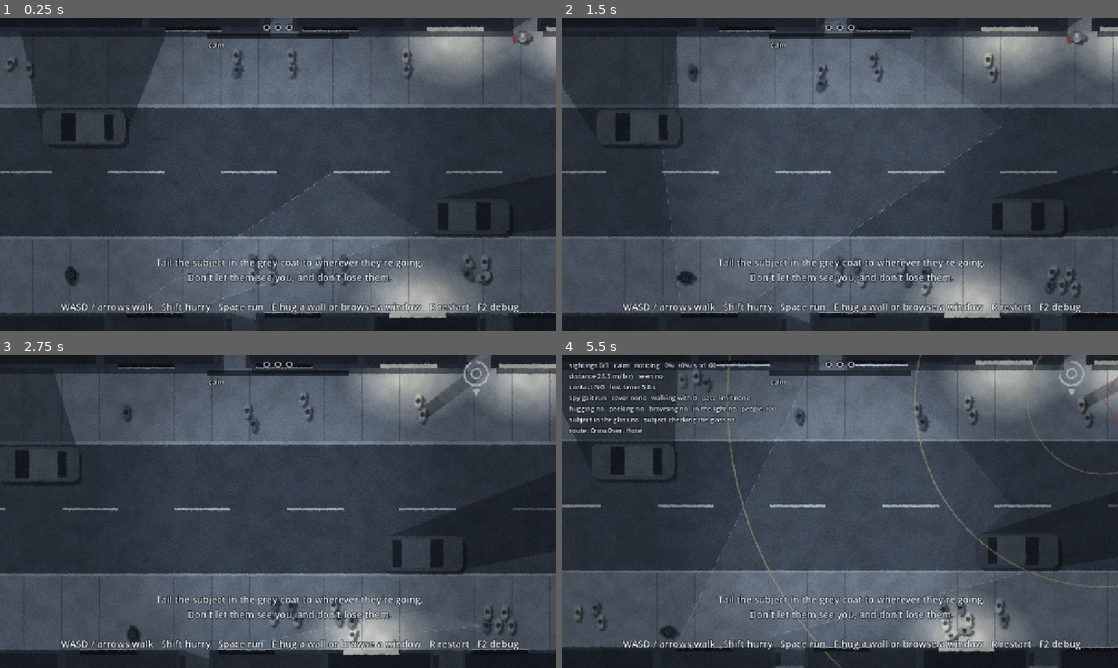
Above: before the commit, frames 1-4 (two rows, left to right).
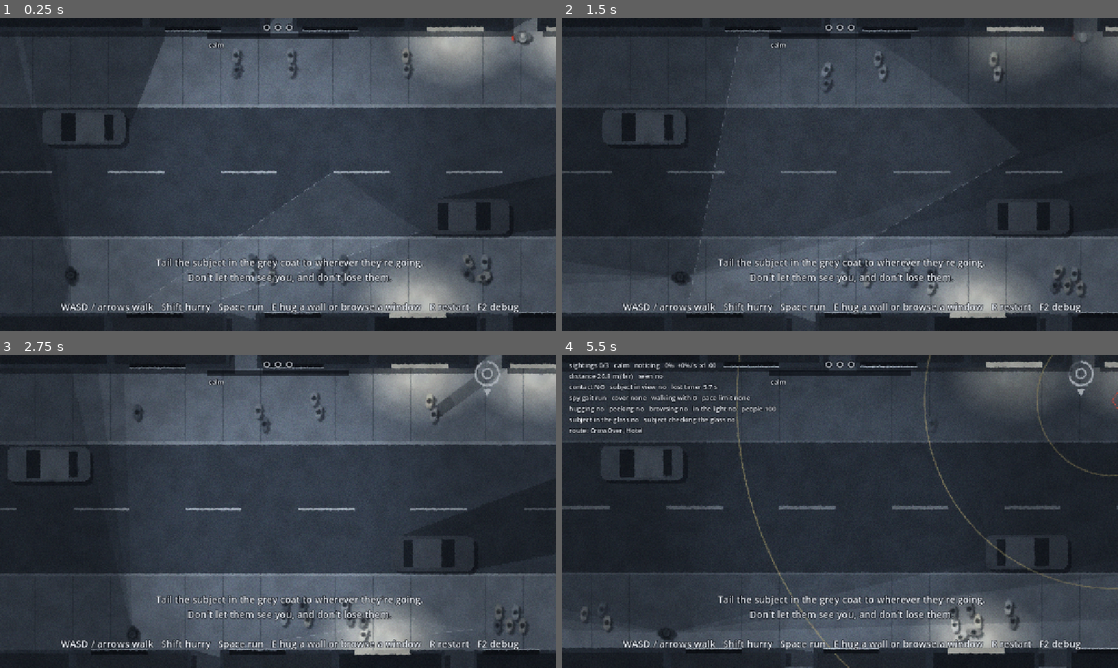
Above: after the commit, the same moments.

Repository: jfacorro/spooks
Game: Godot game, scene res://tailing/tail_street.tscn
The game is run twice, just before and just after one commit, with the same random seed, the same clock (stepped at 60 frames per second) and the same inputs.
Inputs:
- Up to frame 1 (0.25 s): no input
- Up to frame 2 (1.5 s): tap Enter at 0.5 s; hold D (move_right) 0.53-1.28 s; hold Space (run) 0.53-1.28 s; hold S (move_down) from 1.28 s (still down); tap Shift (hurry) at 1.35 s
- Up to frame 3 (2.75 s): tap Space (run) at 1.55 s; release S (move_down) at 2.03 s; hold D (move_right) from 2.03 s (still down); hold Space (run) from 2.03 s (still down); tap E (interact) at 2.1 s
- Up to frame 4 (5.5 s): release D (move_right) at 2.78 s; release Space (run) at 2.78 s; hold W (move_up) 2.78-3.53 s; tap Space (run) at 2.85, 4.55 s; hold Space (run) 3.53-4.28 s; hold A (move_left) 3.53-5.03 s; tap F2 (debug_overlay) at 4.15 s; tap Shift (hurry) at 4.35 s; hold S (move_down) from 5.03 s (still down); hold Space (run) from 5.03 s (still down); tap E (interact) at 5.1 s

The runs differ from the first frame. In frame 1, 3.8% of the frame differs, in the area x 0-13%, y 6-95%; in frame 2, 26%; in frame 3, 11%; in frame 4, 48%, in the area x 0-100%, y 0-100%.

Commit message:
Give the spy a 180-degree view cone and tap-to-turn
The spy now sees what's in front of them: a 180-degree view around the
way they face, fading over the last 15 degrees each side. Behind them the
street is shaded like behind a wall, people there aren't drawn, and the
subject there is out of contact. The dark window the spy faces still shows
what's behind it, so browsing a window with your back to the street is
how you watch the subject without looking at them.

- A quick tap of a direction (under 0.15 s, from standing) turns the spy
  on the spot; holding walks.
- Coming to a stop in a doorway turns the spy to face the street.
- TailSpy.sees() and sees_in_mirror() answer for contact, the people
  shadow, and which passers-by are drawn; SightShade shades outside the
  cone; TailSpy.face() turns the spy at once.
- The F2 overlay shows whether the subject is in view.
- Design doc updated; mocks added.
- Also fixes the repo doc's wary row, which still said every dark window.

Co-Authored-By: Claude Opus 5.5 <noreply@anthropic.com>

Diff:
--- a/tailing/actors/pedestrian.gd
+++ b/tailing/actors/pedestrian.gd
@@ -3,7 +3,8 @@
 ## Someone else on the street. Walks from one door or street end to another,
 ## keeping to the right, alone or with a small group whose leader picks the
 ## way; stops at a shop window now and then, and stops to stare at anyone who
-## runs past. They're only drawn where the spy can see them, but they block
+## runs past. They're only drawn where the spy can see them (in front of the
+## spy, past walls, or in the dark window they're looking at), but they block
 ## sight either way. The Crowd spawns them, plans their walk and keeps them
 ## apart.
 
@@ -199,7 +200,8 @@
 	_sight_check -= delta
 	if _sight_check <= 0.0:
 		_sight_check = 0.1
-		_in_sight = Occlusion.clear_line(crowd.spy.eye_position(), global_position, false)
+		var spy := crowd.spy
+		_in_sight = (spy.sees(global_position) and Occlusion.clear_line(spy.eye_position(), global_position, false)) 			or spy.sees_in_mirror(global_position)
 	_shown = move_toward(_shown, 1.0 if _in_sight else 0.0, 6.0 * delta)
 	modulate.a = _shown * clampf(presence, 0.0, 1.0)
 	visible = modulate.a > 0.01
--- a/tailing/actors/tail_spy.gd
+++ b/tailing/actors/tail_spy.gd
@@ -5,6 +5,12 @@
 ## going, and only Body and Shadow rotate, so the shadow keeps falling the same
 ## way on the world. A pale ring pulses around the spy while the subject sees
 ## them.
+##
+## The spy sees what's in front of them: a cone `view_degrees` wide around the
+## way they face, soft at the edges. A quick tap of a direction turns them on
+## the spot; holding it walks. Stopping in a doorway turns them to face the
+## street. Behind them, only the dark window they're looking at shows them
+## anything (the tail director picks it and sets `mirror`).
 ##
 ## In front of a shop window, Interact has the spy stop and browse it, facing
 ## the glass, until they walk off. Next to any other wall, Interact puts the
@@ -34,6 +40,14 @@
 @export var hug_speed := 1.0 * M
 ## How far past the corner the head goes when peeking.
 @export var peek_reach := 0.35 * M
+@export_group("Looking")
+## How wide the spy's view is, around the way they face, and how much of it
+## at each edge fades out. They count as seeing up to the middle of the fade.
+@export_range(0, 360) var view_degrees := 180.0
+@export_range(0, 45) var view_soft_degrees := 15.0
+## A press of a direction shorter than this, from standing, turns the spy on
+## the spot instead of stepping.
+@export var tap_time := 0.15
 
 var gait := Gait.STILL
 ## The way the spy is facing, in radians.
@@ -45,6 +59,10 @@
 ## The most the spy walks at, set by the tail director to keep them in step
 ## with the crowd they're walking in.
 var pace_limit := INF
+## Set by the tail director every frame: the dark window the spy is looking
+## at (or null), and how far past its glass they can see in it.
+var mirror: ShopWindow
+var mirror_reach := 0.0
 
 var _ring := 0.0
 var _time := 0.0
@@ -56,6 +74,10 @@
 var _peek_way := 0.0 # -1 toward the edge's first corner, +1 toward its second
 var _lean := Vector2.ZERO
 var _browsing: ShopWindow
+var _hold := 0.0 # how long the current direction has been held
+var _turning_on_spot := false
+var _look_to := INF # the way the spy is turning to face, or INF to stay put
+var _settling := false # just let go of the controls after walking
 
 @onready var _body: Node2D = $Body
 @onready var _shadow: Node2D = $Shadow
@@ -119,8 +141,45 @@
 	return _browsing != null
 
 
+## Turn the spy to face `angle` straight away, as if they'd turned there.
+func face(angle: float) -> void:
+	facing = angle
+	_look_to = angle
+
+
+## Whether `point` is in front of the spy, inside their view.
+func sees(point: Vector2) -> bool:
+	var to := point - eye_position()
+	if to.length() < 1.0:
+		return true
+	var half := deg_to_rad(view_degrees + view_soft_degrees) / 2.0
+	return absf(angle_difference(facing, to.angle())) <= half
+
+
+## Whether `point` shows in the dark window the spy is looking at.
+func sees_in_mirror(point: Vector2, people := false) -> bool:
+	if mirror == null:
+		return false
+	var legs := Reflections.trace(eye_position(), mirror, point, people)
+	return legs.x >= 0.0 and legs.y <= mirror_reach
+
+
 func _move(direction: Vector2, delta: float) -> void:
+	# A quick tap from standing turns on the spot; holding it walks.
 	if direction == Vector2.ZERO:
+		if _hold >= tap_time:
+			_settling = true
+		_hold = 0.0
+		_turning_on_spot = false
+	else:
+		if _hold == 0.0 and velocity.length() < 0.2 * M:
+			_turning_on_spot = true
+		_hold += delta
+		if _hold >= tap_time:
+			_turning_on_spot = false
+		_look_to = direction.angle()
+		_settling = false
+	if direction == Vector2.ZERO or _turning_on_spot:
 		gait = Gait.STILL
 	elif Input.is_action_pressed("run"):
 		gait = Gait.RUN
@@ -128,12 +187,28 @@
 		gait = Gait.HURRY
 	else:
 		gait = Gait.WALK
-	velocity = velocity.move_toward(direction * _speed(), 12.0 * M * delta)
+	var target := Vector2.ZERO if gait == Gait.STILL else direction * _speed()
+	velocity = velocity.move_toward(target, 12.0 * M * delta)
 	move_and_slide()
-	if direction != Vector2.ZERO:
-		facing = lerp_angle(facing, direction.angle(), 1.0 - exp(-turn_speed * delta))
+	# Coming to a stop in a doorway after walking in: turn to face the street.
+	if _settling and velocity.length() < 0.1 * M:
+		_settling = false
+		var out := _doorway_out()
+		if out != INF:
+			_look_to = out
+	# Turn toward where they're going, or keep turning after a tap.
+	if _look_to != INF:
+		facing = lerp_angle(facing, _look_to, 1.0 - exp(-turn_speed * delta))
 	_lean = _lean.move_toward(Vector2.ZERO, 3.0 * M * delta)
 	_peek = 0.0
+
+
+# The way out of the doorway the spy is standing in, or INF if they aren't in one.
+func _doorway_out() -> float:
+	for block in get_tree().get_nodes_in_group(&"street_blocks"):
+		if block.doorway_contains(global_position):
+			return block.door_outward().angle()
+	return INF
 
 
 func _speed() -> float:
@@ -168,6 +243,7 @@
 
 
 func _browse(delta: float) -> void:
+	_look_to = INF
 	gait = Gait.STILL
 	velocity = Vector2.ZERO
 	_peek = 0.0
@@ -211,6 +287,7 @@
 
 
 func _hug(direction: Vector2, delta: float) -> void:
+	_look_to = INF
 	var a := _corner(0)
 	var b := _corner(1)
 	var along := (b - a).normalized()
--- a/tailing/map/street_block.gd
+++ b/tailing/map/street_block.gd
@@ -87,6 +87,20 @@
 	if door_side == Side.WEST:
 		points.append_array([Vector2(0, e), Vector2(d, e), Vector2(d, o), Vector2(0, o)])
 	return points
+
+
+## The direction from the doorway out to the street, in global coordinates.
+func door_outward() -> Vector2:
+	match door_side:
+		Side.NORTH:
+			return global_transform.basis_xform(Vector2.UP).normalized()
+		Side.EAST:
+			return global_transform.basis_xform(Vector2.RIGHT).normalized()
+		Side.SOUTH:
+			return global_transform.basis_xform(Vector2.DOWN).normalized()
+		Side.WEST:
+			return global_transform.basis_xform(Vector2.LEFT).normalized()
+	return Vector2.ZERO
 
 
 ## The middle of the doorway's floor, in global coordinates.
--- a/tailing/sight/sight_shade.gd
+++ b/tailing/sight/sight_shade.gd
@@ -1,9 +1,10 @@
 class_name SightShade
 extends CanvasGroup
 ## Darkens everything the spy can't see. Each wall edge near the spy throws a
-## shadow quad away from their eyes; the CanvasGroup merges the quads so
-## overlaps don't stack. Roofs are drawn above this layer, so buildings stay
-## solid and only the ground behind them goes dark.
+## shadow quad away from their eyes, and everything behind the spy, outside
+## their view cone, is shaded too, softly at the cone's edges; the CanvasGroup
+## merges it all so overlaps don't stack. Roofs are drawn above this layer, so
+## buildings stay solid and only the ground behind them goes dark.
 ##
 ## People don't shade the street on their own, or a crowd would cover it in
 ## flickering shadows. Only the ones standing between the spy and the subject
@@ -20,6 +21,9 @@
 const PERSON_SHADOW_HALF_WIDTH := 1.0 * 48.0
 
 @export var eye: Node2D
+## Whose view cone to shade outside of (their `facing`, `view_degrees` and
+## `view_soft_degrees`). Without one, only walls shade.
+@export var viewer: TailSpy
 @export_range(0.0, 1.0) var darkness := 0.36
 ## Walls further than this from the eye are skipped; their shadows are off screen.
 @export var reach := 50.0 * 48.0
@@ -76,6 +80,34 @@
 			]), colors, PackedVector2Array())
 	for person in _person_shade:
 		_person_shadow(e, person.global_position, _person_shade[person])
+	if viewer != null:
+		_cone_shadow(e)
+
+
+# Everything outside the viewer's cone: solid behind them, fading in over the
+# soft band at each edge.
+func _cone_shadow(e: Vector2) -> void:
+	var half := deg_to_rad(viewer.view_degrees) / 2.0
+	var soft := deg_to_rad(viewer.view_soft_degrees)
+	if half + soft >= PI:
+		return
+	var facing := viewer.facing
+	var behind := PackedVector2Array([e])
+	var steps := 24
+	for i in steps + 1:
+		var a := facing + half + soft + (TAU - 2.0 * (half + soft)) * i / steps
+		behind.append(e + Vector2.from_angle(a) * FAR)
+	_painter.draw_colored_polygon(behind, DARK)
+	var bands := 8
+	for side in [-1.0, 1.0]:
+		for i in bands:
+			var a0: float = facing + side * (half + soft * i / bands)
+			var a1: float = facing + side * (half + soft * (i + 1) / bands)
+			_painter.draw_primitive(PackedVector2Array([
+				e, e + Vector2.from_angle(a0) * FAR, e + Vector2.from_angle(a1) * FAR,
+			]), PackedColorArray([
+				Color(DARK, (i + 0.5) / bands), Color(DARK, float(i) / bands), Color(DARK, float(i + 1) / bands),
+			]), PackedVector2Array())
 
 
 # The part of the person's shadow that falls toward the subject: darkest at
--- a/tailing/tail_debug.gd
+++ b/tailing/tail_debug.gd
@@ -35,7 +35,8 @@
 		"sightings %d/%d   %s   noticing %3.0f%%  %+.0f%%/s  x%.2f" % [
 			d.sightings, TailDirector.SIGHTINGS_TO_BURN, d.alert_name(), d.noticing * 100.0, d.notice_rate * 100.0, d.modifier],
 		"distance %.1f m (%s)   seen %s" % [d.distance_m(), d.band_name(), "YES" if d.seen else "no"],
-		"contact %s   lost timer %.1f s" % ["yes" if d.contact else "NO", d.lost_timer],
+		"contact %s   subject in view %s   lost timer %.1f s" % [
+			"yes" if d.contact else "NO", "yes" if d.spy.sees(d.subject.global_position) else "no", d.lost_timer],
 		"spy gait %s   cover %s   walking with %d   pace limit %s" % [
 			TailSpy.Gait.keys()[d.spy.gait].to_lower(), d.cover if d.cover != &"" else "none", d.crowd_count,
 			"%.1f m/s" % (d.spy.pace_limit / M) if d.spy.pace_limit < INF else "none"],
--- a/tailing/tail_director.gd
+++ b/tailing/tail_director.gd
@@ -201,16 +201,20 @@
 	return COVER_NAMES.get(cover, "")
 
 
-# Contact: a clear line from the spy's eyes to the subject, within range, past
-# walls and people, or the subject showing in the dark window the spy is
-# standing at. Out of contact the subject fades out and the lost timer runs.
+# Contact: the subject in front of the spy, inside their view cone, with a
+# clear line from the spy's eyes to them, within range, past walls and
+# people; or the subject showing in the dark window the spy is looking at. Out of contact the subject fades out and the lost timer runs.
 func _update_contact(delta: float) -> void:
 	var eye := spy.eye_position()
 	var target := subject.global_position
 	var in_range := not subject.is_gone() and eye.distance_to(target) <= contact_range
-	contact = in_range and Occlusion.clear_line(eye, target)
+	var in_view := spy.sees(target)
+	contact = in_range and in_view and Occlusion.clear_line(eye, target)
+	# The dark window the spy is looking at shows them what's behind it.
 	mirror_window = null
 	var glass := mirror_in_view()
+	spy.mirror = glass
+	spy.mirror_reach = mirror_reach_at(Reflections.distance_to_glass(eye, glass)) if glass != null else 0.0
 	if not contact and not subject.is_gone() and glass != null:
 		var legs := Reflections.trace(eye, glass, target)
 		if legs.x >= 0.0 and legs.y <= mirror_reach_at(legs.x) and legs.x + legs.y <= contact_range:
@@ -219,7 +223,7 @@
 	# When it's only people hiding them, those people throw a shadow.
 	if shade != null:
 		shade.people_in_way.clear()
-		if in_range and not contact and Occlusion.clear_line(eye, target, false):
+		if in_range and in_view and not contact and Occlusion.clear_line(eye, target, false):
 			shade.people_in_way = Occlusion.people_between(eye, target)
 			shade.hidden_at = target
 	if contact:
@@ -415,6 +419,7 @@
 	cover = &""
 	in_light = false
 	mirror_window = null
+	spy.mirror = null
 	noticing = 0.0
 	if shade != null:
 		shade.people_in_way.clear()
--- a/tailing/tail_street.tscn
+++ b/tailing/tail_street.tscn
@@ -905,9 +905,10 @@
 action = 6
 building = NodePath("../../../../Buildings/North13")
 
-[node name="SightShade" type="CanvasGroup" parent="." unique_id=134684129 node_paths=PackedStringArray("eye")]
+[node name="SightShade" type="CanvasGroup" parent="." unique_id=134684129 node_paths=PackedStringArray("eye", "viewer")]
 script = ExtResource("7_wvkha")
 eye = NodePath("../Spy/Eye")
+viewer = NodePath("../Spy")
 
 [node name="MirrorView" type="Node2D" parent="." node_paths=PackedStringArray("director")]
 script = ExtResource("19_mirror")
Binary file added: docs/design/mocks/mock_view_cone_browsing.png
Binary file added: docs/design/mocks/mock_view_cone_doorway.png
Binary file added: docs/design/mocks/mock_view_cone_following.png
Not shown, changed: docs/design/tailing-prototype.md
